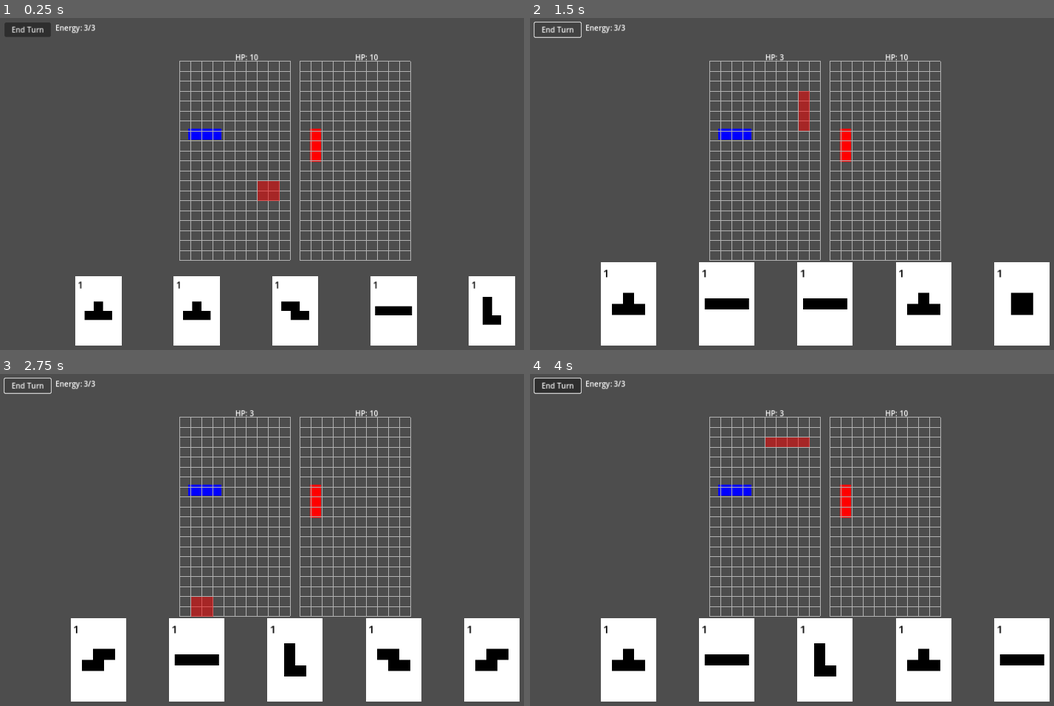
Above: before the commit, frames 1-4 (two rows, left to right).
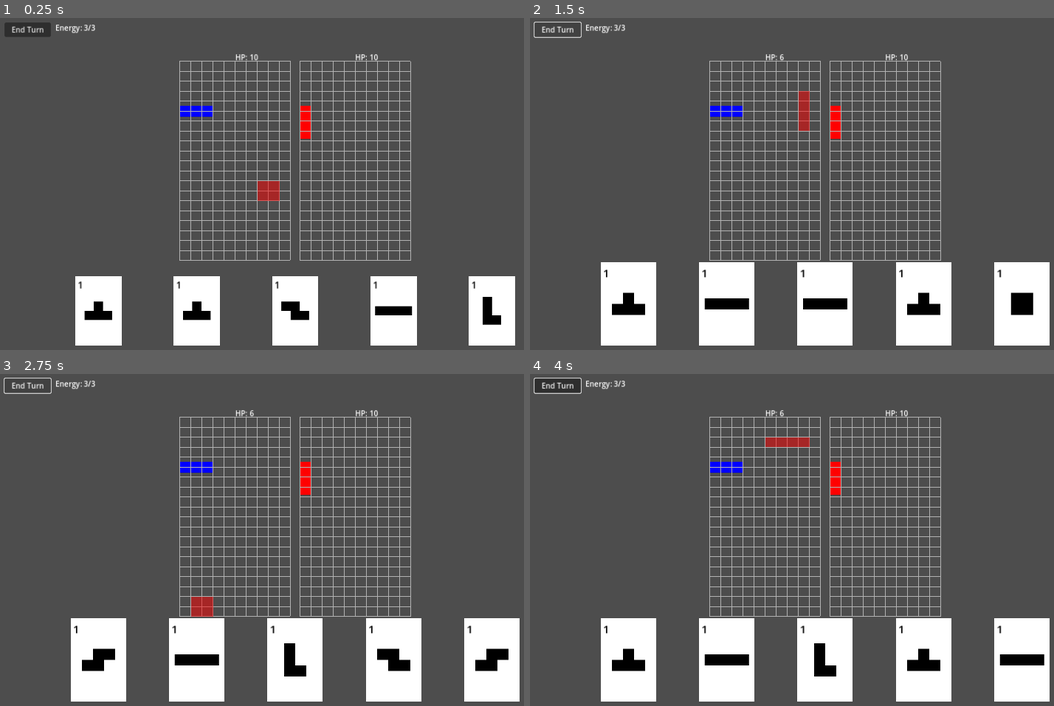
Above: after the commit, the same moments.

Repository: dBinet/SquirrelAttack
Game: Godot game, scene res://scenes/Main.tscn
Two runs of this game, one before a commit and one after it. Both use one fixed random seed, a clock stepped at 60 frames per second and the inputs below.
Inputs (mouse positions are in pixels of both pictures, inside the frame that each line leads up to):
- Up to frame 1 (0.25 s): no input
- Up to frame 2 (1.5 s): click "End Turn" at 0.5 s; click "End Turn" at 1.25 s
- Up to frame 3 (2.75 s): click "End Turn" at 2 s
- Up to frame 4 (4 s): tap Enter at 2.75 s; move the mouse to (954, 523) at 2.77 s; click (954, 523) at 2.92 s; tap Space at 3.5 s; drag from (708, 556) to (797, 606) at 3.52 s

The runs differ from the first frame. In frame 1, 0.7% of the frame differs, in the area x 34-62%, y 26-44%; in frame 2, 0.7%, in the area x 34-62%, y 10-44%; in frame 3, 0.7%; in frame 4, 0.7%.

Commit message:
Simplify character placement

Diff:
--- a/scripts/Main.gd
+++ b/scripts/Main.gd
@@ -60,13 +60,13 @@
     _alien_sprite = Sprite2D.new()
     _alien_sprite.texture = CHARACTER_DATA.get_texture("alien")
     _alien_sprite.z_index = -1
-    _alien_sprite.centered = false
+    _alien_sprite.centered = true
     add_child(_alien_sprite)
 
     _mech_sprite = Sprite2D.new()
     _mech_sprite.texture = CHARACTER_DATA.get_texture("mech")
     _mech_sprite.z_index = -1
-    _mech_sprite.centered = false
+    _mech_sprite.centered = true
     add_child(_mech_sprite)
 
     _add_random_cards()
@@ -219,7 +219,8 @@
         var base_size: float = float(desc.get("size", 1))
         var ratio: float = float(Grid.CELL_SIZE * Grid.COLS) / base_size
         var scale_factor: float = _alien_sprite.scale.x
-        var sprite_top_left := _alien_sprite.global_position
+        var tex_size: Vector2 = _alien_sprite.texture.get_size() * scale_factor
+        var sprite_top_left := _alien_sprite.global_position - tex_size / 2.0
         var blocks: Array[Vector2] = card.get_global_block_positions()
         for b in blocks:
             var block_rect := Rect2(b, Vector2(Grid.CELL_SIZE, Grid.CELL_SIZE))
@@ -249,20 +250,12 @@
 func _update_creature_positions() -> void:
     if _grids.size() < 2:
         return
-    var alien_off: Vector2 = CHARACTER_DATA.get_top_left_offset("alien") * _alien_sprite.scale.x
-    var mech_off: Vector2 = CHARACTER_DATA.get_top_left_offset("mech") * _mech_sprite.scale.x
-    var alien_pos := _grids[1].position + alien_off
-    var mech_pos := _grids[0].position + mech_off
-    var cell := float(Grid.CELL_SIZE)
-    alien_pos.x = round(alien_pos.x / cell) * cell
-    alien_pos.y = round(alien_pos.y / cell) * cell
-    mech_pos.x = round(mech_pos.x / cell) * cell
-    mech_pos.y = round(mech_pos.y / cell) * cell
-    var bg_offset := Vector2(cell, 6.0 * cell)
-    alien_pos += bg_offset
-    mech_pos += bg_offset
-    _alien_sprite.position = alien_pos
-    _mech_sprite.position = mech_pos
+    var grid_width: float = Grid.COLS * Grid.CELL_SIZE
+    var grid_height: float = Grid.ROWS * Grid.CELL_SIZE * GRID_VERTICAL_SCALE
+    var left_center := _grids[0].position + Vector2(grid_width / 2.0, grid_height / 2.0)
+    var right_center := _grids[1].position + Vector2(grid_width / 2.0, grid_height / 2.0)
+    _mech_sprite.position = left_center
+    _alien_sprite.position = right_center
 
 func _shapes_overlap_rect(shapes: Array, top_left: Vector2, ratio: float, scale: float, rect: Rect2) -> bool:
     for s in shapes:
